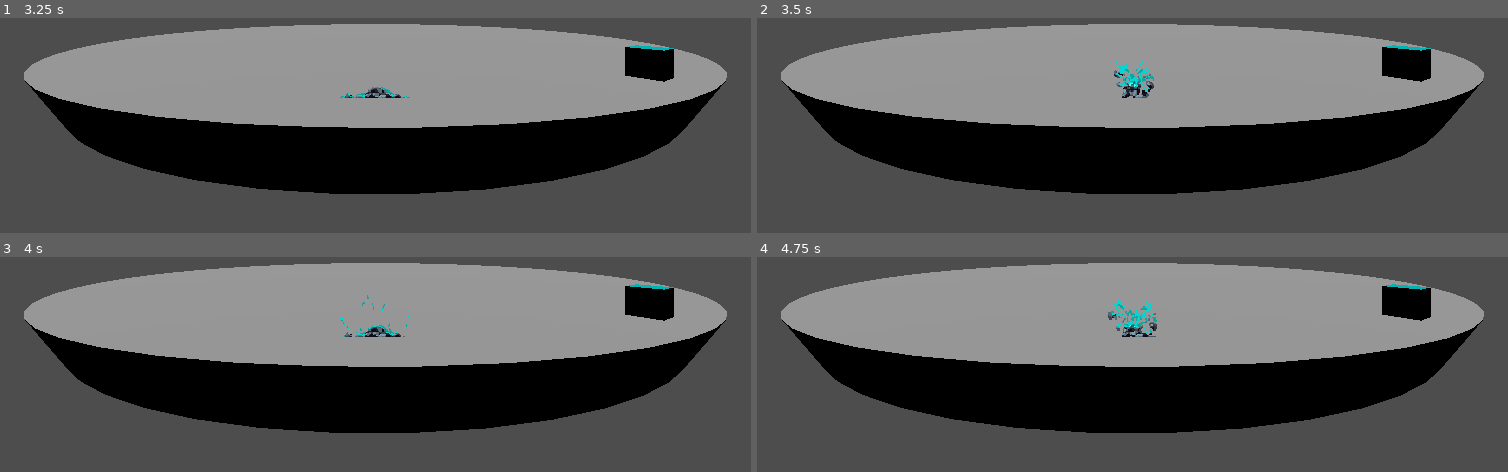
Above: before the commit, frames 1-4 (two rows, left to right).
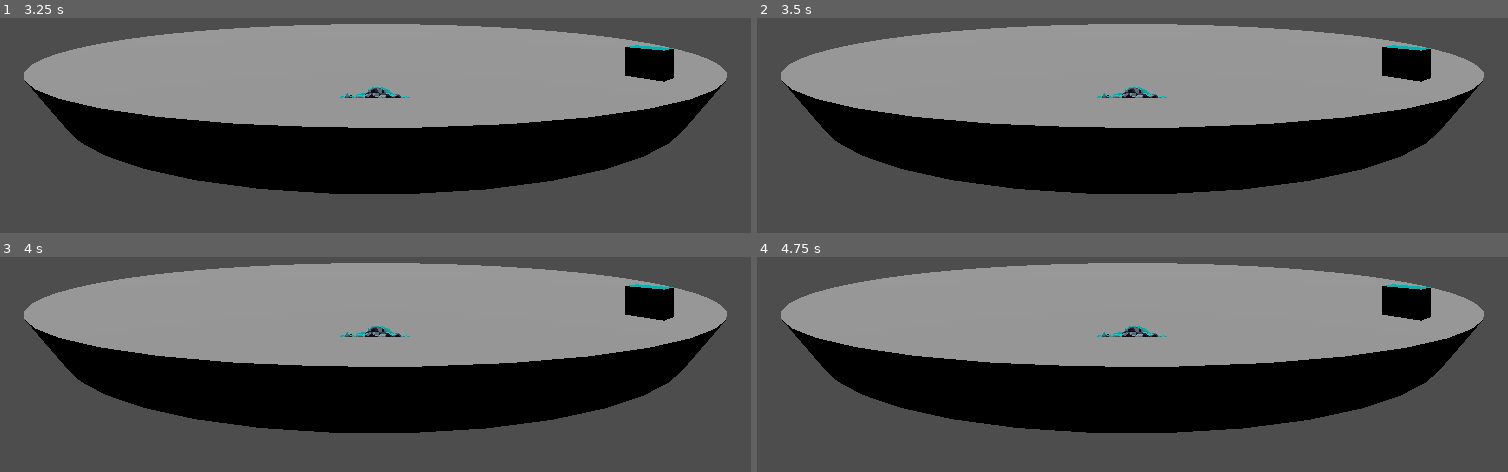
Above: after the commit, the same moments.

Repository: Jafeth12/VJ-FIB
Game: Godot game, scene res://main.tscn
Same seed, same stepped clock (60 frames per second), same inputs: the game is played once before the commit and once after it.
Inputs:
- Up to frame 1 (3.25 s): tap Enter at 0.5 s; hold Right (move_right) 0.53-1.28 s; tap Shift (dodge) at 0.6, 1.55, 2.3, 2.85 s; tap Up (jump) at 0.77, 1.52, 3.02 s; hold Left (move_left) 1.28-2.03 s; tap Down (crouch) at 1.35 s; hold , (dbg_die) 2.03-2.78 s; hold Right (move_right) from 2.03 s (still down)
- Up to frame 2 (3.5 s): keep holding Right (move_right)
- Up to frame 3 (4 s): release Right (move_right) at 3.53 s; hold Left (move_left) from 3.53 s (still down); tap Shift (dodge) at 3.6 s; tap Up (jump) at 3.77 s
- Up to frame 4 (4.75 s): keep holding Left (move_left); tap Space at 4.25 s; tap Down (crouch) at 4.35 s; tap Up (jump) at 4.52 s; tap Shift (dodge) at 4.55 s

Frame 1 is identical in both runs. In frame 2, 0.5% of the frame differs, in the area x 45-55%, y 20-38%; in frame 3, less than 0.1%; in frame 4, 0.5%.

Commit message:
[FIX] ya no se queda en dodge

Diff:
--- a/3D/player.gd
+++ b/3D/player.gd
@@ -77,7 +77,6 @@
 	old_alpha = alpha
 
 func update_anim_state():
-	var current_anim: StringName = $sprite.animation
 	# prox_estado:
 	match anim_state:
 		ANIMATION_STATES.IDLE:
@@ -120,28 +119,24 @@
 				elif velocity.length() > 0:
 					anim_state = ANIMATION_STATES.WALK
 
+	var current_anim: StringName = $sprite.animation
 	# logica_salida:
 	match anim_state:
 		ANIMATION_STATES.IDLE:
 			if current_anim != "idle":
 				$sprite.play("idle")
-
 		ANIMATION_STATES.WALK:
 			if current_anim != "walk":
 				$sprite.play("walk")
-
 		ANIMATION_STATES.JUMP:
 			if current_anim != "jump":
 				$sprite.play("jump")
-
 		ANIMATION_STATES.CROUCH:
 			if current_anim != "crouch":
 				$sprite.play("crouch")
-
 		ANIMATION_STATES.DIE:
 			if current_anim != "die":
 				$sprite.play("die")
-
 		ANIMATION_STATES.DODGE:
 			if current_anim != "dodge":
 				$sprite.play("dodge")
@@ -179,3 +174,4 @@
 	match anim_state:
 		ANIMATION_STATES.DODGE:
 			anim_state = ANIMATION_STATES.IDLE
+			$sprite.play("idle")
--- a/3D/player.tscn
+++ b/3D/player.tscn
@@ -282,7 +282,7 @@
 "duration": 1.0,
 "texture": SubResource("AtlasTexture_bkwcx")
 }],
-"loop": true,
+"loop": false,
 "name": &"die",
 "speed": 15.0
 }, {
@@ -421,7 +421,7 @@
 lod_bias = 0.001
 texture_filter = 0
 sprite_frames = SubResource("SpriteFrames_72fuo")
-animation = &"dodge"
+animation = &"die"
 
 [node name="camera" type="Camera3D" parent="."]
 transform = Transform3D(1, 0, 0, 0, 1, 0, 0, 0, 1, 0, 2.45, 8)
